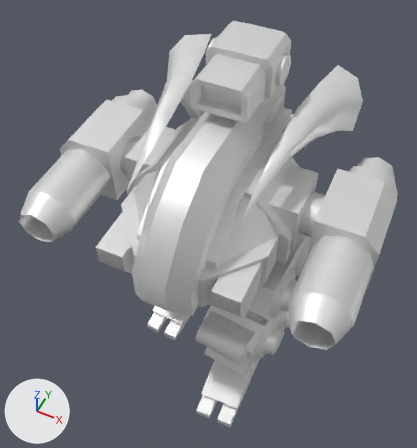
The glTF model glb/armprowl.glb: old version first, new version second.
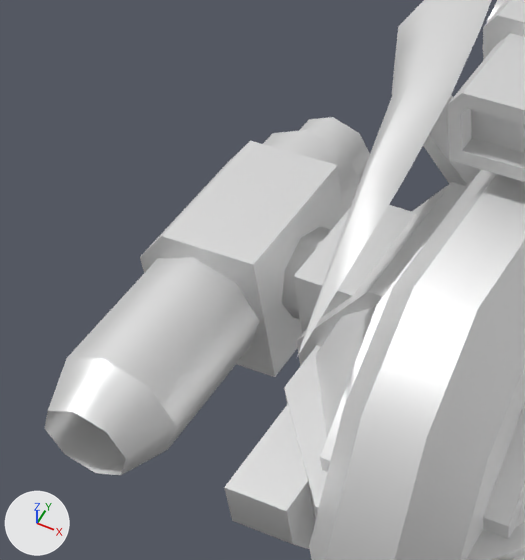
There are two pictures of each version: one whole from a 50 mm lens placed at (23.3, -48.4, 88.4), pointed at (-1.5, 1.3, 26.3), one close up on the part from 0% to 54% of the width and 9% to 62% of the height. Every picture has the same lights, and +X, +Y and +Z are marked at lower left. The older version's two pictures come first. Both versions are drawn at frame 12 of the action 'Fire_1'; the numbers are the values there.

Names of what the first close-up shows: 'body', 'misturret', 'rbarrel', 'rturret'.
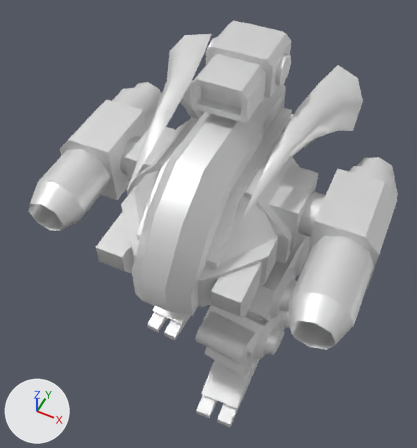
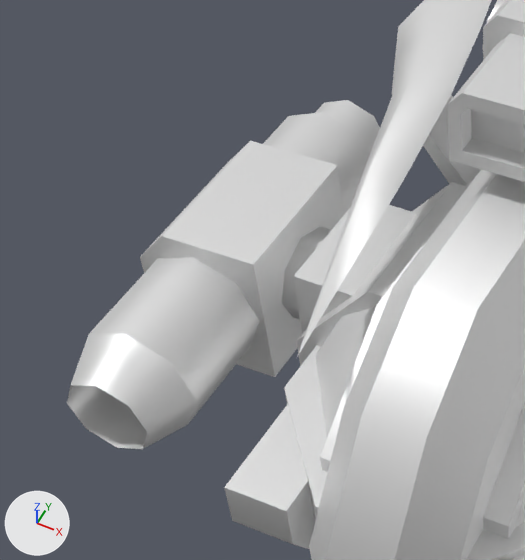
Patch to the scene script:
```diff
--- a/glb/armprowl.glb.py
+++ b/glb/armprowl.glb.py
@@ ob_rbarrel @@
 ob_rbarrel.parent = ob_rturret
-ob_rbarrel.location = (0.0, 0.0, 0.0)
+ob_rbarrel.location = (0.0, 2.0, 0.0)
```

What differs and where, as boxes (x1, y1, x2, y2) in the close-ups (525 x 560 px):
'rbarrel', moved
    before: (45, 117, 370, 475)
    after: (67, 100, 380, 449)
